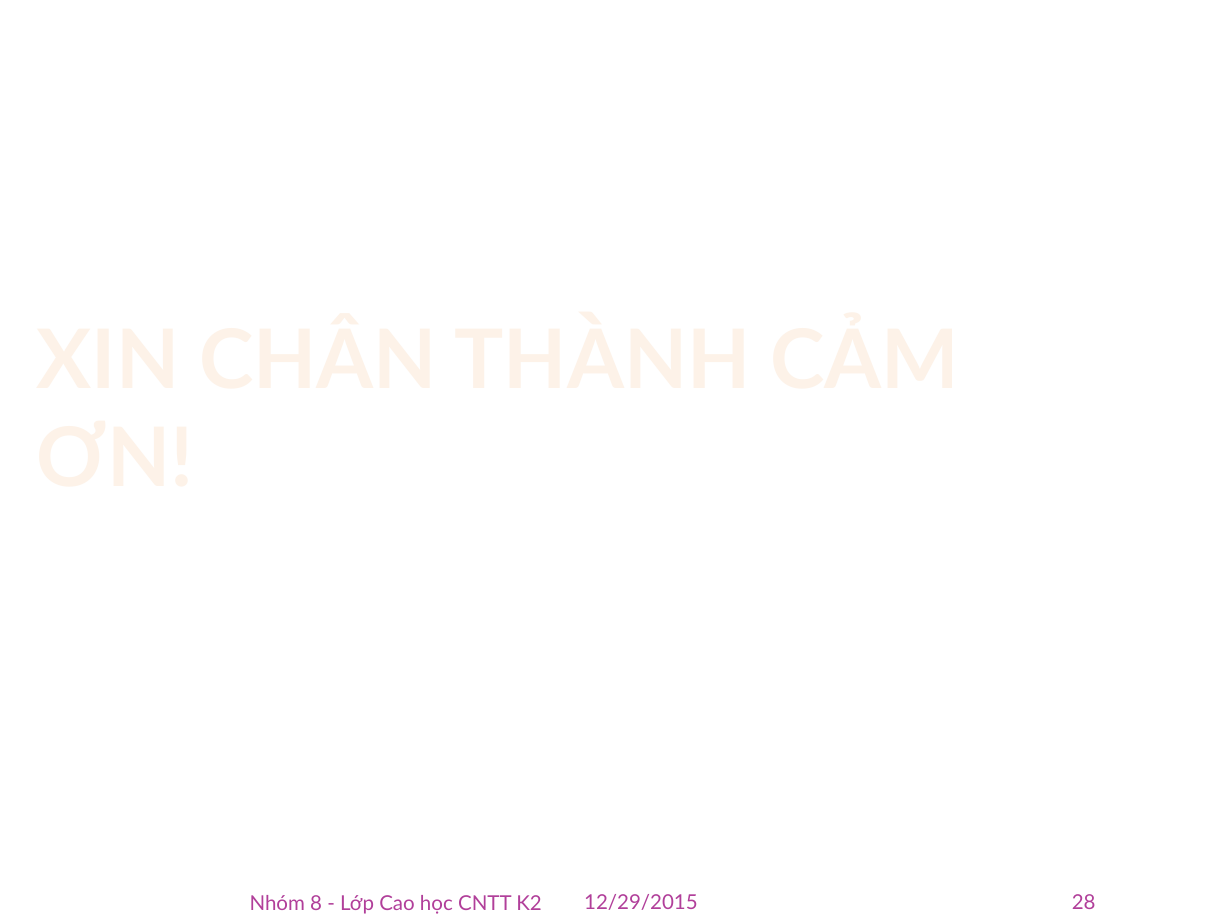
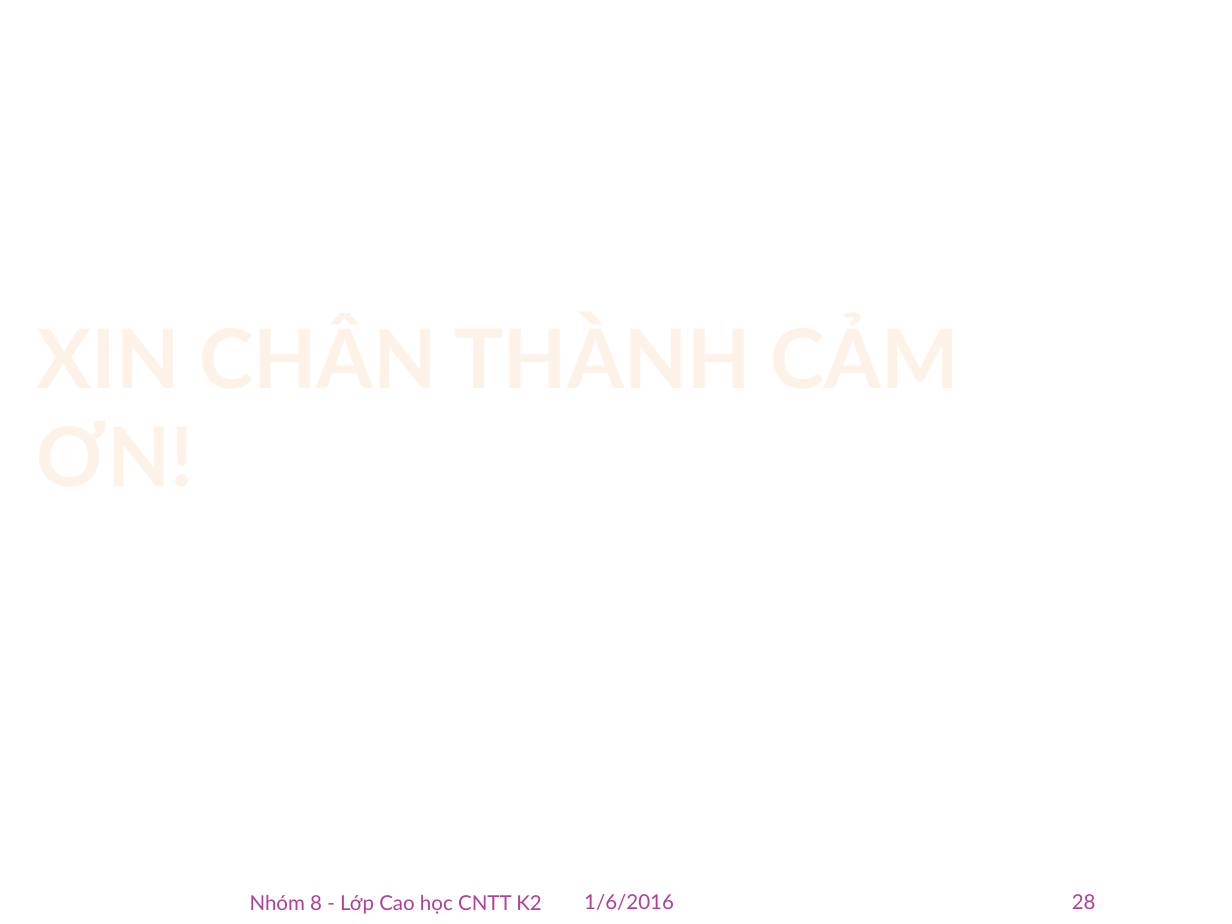
Before and after one commit to phamtuanchip/android, a slide deck: slide 28 of hoan_thien/Công nghệ phát triển ứng dụng trên thiết bị di động.pptx. Drawn at 1232x924 pixels with LibreOffice and Linux fonts; fonts in the diff are those of the drawing; background and template pictures are left out. Boxes give left, top, right and bottom in pixels: in the first picture for what was removed or moved away, otherwise in the second. Text is boxed around its words. In the diff, an @@ line names an element or a change of style, - is before the commit and + after.

```diff
--- a/hoan_thien/Công nghệ phát triển ứng dụng trên thiết bị di động.pptx
+++ b/hoan_thien/Công nghệ phát triển ứng dụng trên thiết bị di động.pptx
@@ text at [584,894,674,910]: text changed @@
-12/29/2015
+1/6/2016
```
Also in this commit, not shown: 26 other slides changed, 2 other files.
